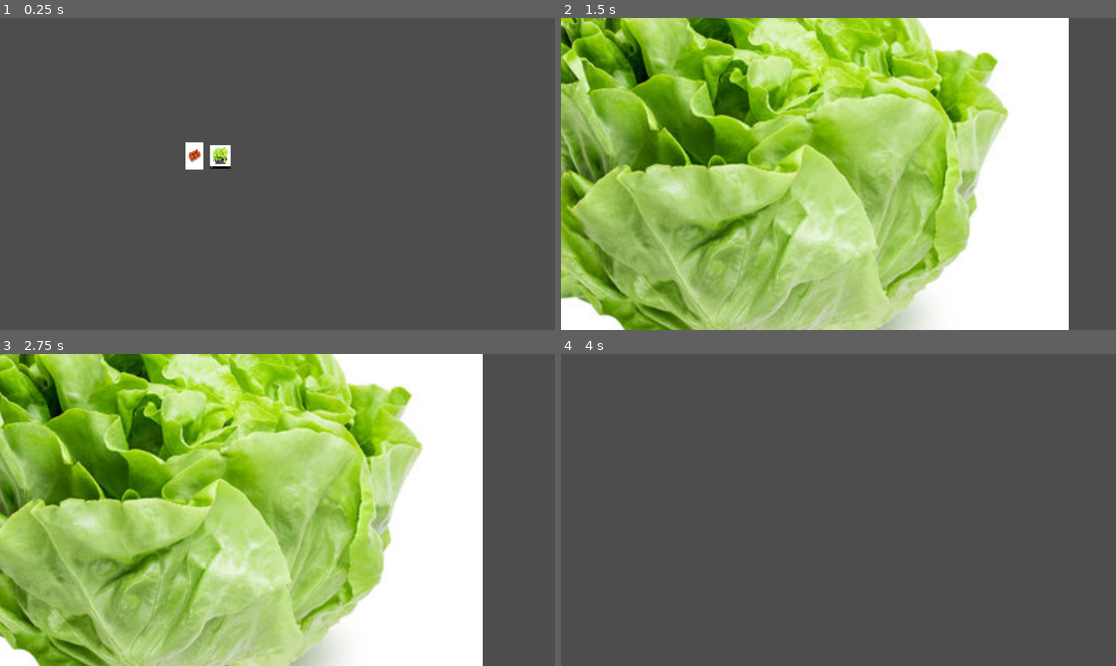
Above: before the commit, frames 1-4 (two rows, left to right).
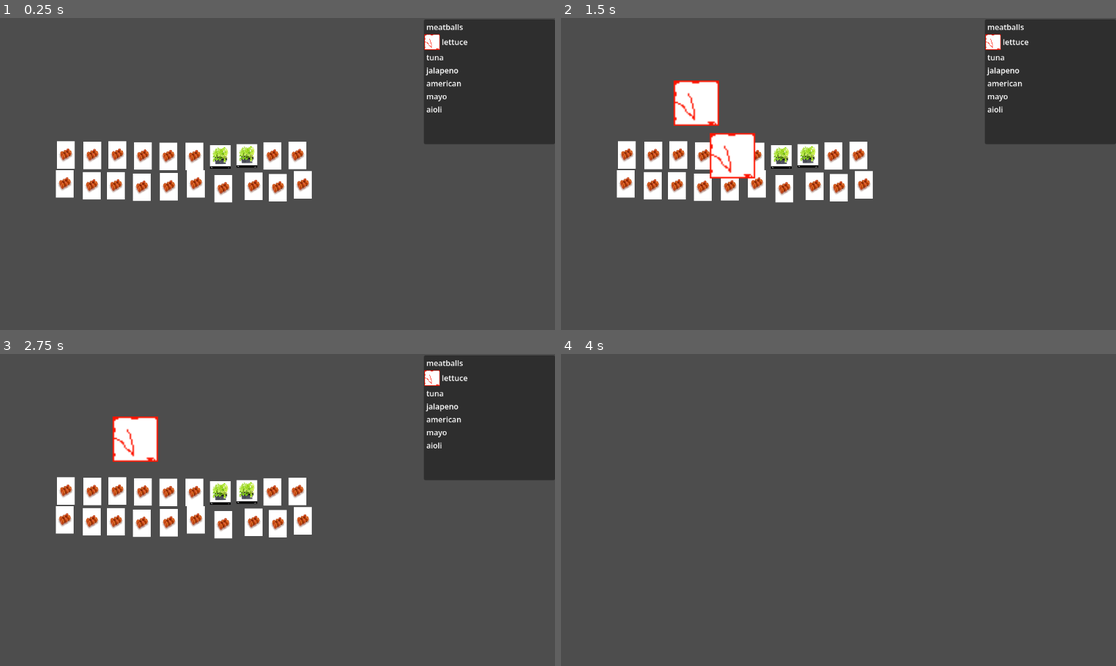
Above: after the commit, the same moments.

Repository: fwu10/github
Game: Godot game, scene res://main.tscn
Two runs of this game, one before a commit and one after it. Both use one fixed random seed, a clock stepped at 60 frames per second and the inputs below. This scene is started directly instead of the project's main scene.
Inputs (mouse positions are in pixels of both pictures, inside the frame that each line leads up to):
- Up to frame 1 (0.25 s): no input
- Up to frame 2 (1.5 s): tap Enter at 0.5 s; drag from (755, 155) to (577, 36) at 0.52 s; drag from (783, 155) to (633, 155) at 1.27 s
- Up to frame 3 (2.75 s): tap Space at 2 s; move the mouse to (144, 491) at 2.02 s; click (144, 491) at 2.17 s
- Up to frame 4 (4 s): tap Enter at 2.75 s; drag from (577, 372) to (755, 491) at 2.77 s; tap Space at 3.5 s; move the mouse to (1005, 556) at 3.52 s; click (1005, 556) at 3.67 s

The runs differ from the first frame. In frame 1, 15% of the frame differs, in the area x 10-100%, y 0-60%; in frame 2, 95%, in the area x 0-100%, y 0-100%; in frame 3, 92%; in frame 4, nothing differs.

Commit message:
Added Order_Board + All of ingredients

Diff:
--- /dev/null
+++ b/new-deli/ingredients.tres
@@ -0,0 +1,22 @@
+[gd_resource type="SpriteFrames" format=3 uid="uid://dtkcmej3d10qj"]
+
+[ext_resource type="Texture2D" uid="uid://bacuos4jemb5c" path="res://tomato.png" id="1_g1nhd"]
+
+[resource]
+animations = [{
+"frames": [{
+"duration": 1.0,
+"texture": ExtResource("1_g1nhd")
+}],
+"loop": true,
+"name": &"lettuce",
+"speed": 5.0
+}, {
+"frames": [{
+"duration": 1.0,
+"texture": ExtResource("1_g1nhd")
+}],
+"loop": true,
+"name": &"tomato",
+"speed": 5.0
+}]
--- a/new-deli/ingredients.tscn
+++ b/new-deli/ingredients.tscn
@@ -1,27 +1,7 @@
 [gd_scene format=3 uid="uid://cnxb7utrgno24"]
 
 [ext_resource type="Script" uid="uid://c5h76srpbneyk" path="res://moving_ingredient.gd" id="1_wtcfe"]
-[ext_resource type="Texture2D" uid="uid://k480mn02slf" path="res://lettuce.jpg" id="2_iyy21"]
-[ext_resource type="Texture2D" uid="uid://bacuos4jemb5c" path="res://tomato.png" id="3_iyy21"]
-
-[sub_resource type="SpriteFrames" id="SpriteFrames_xxn75"]
-animations = [{
-"frames": [{
-"duration": 1.0,
-"texture": ExtResource("2_iyy21")
-}],
-"loop": true,
-"name": &"lettuce",
-"speed": 5.0
-}, {
-"frames": [{
-"duration": 1.0,
-"texture": ExtResource("3_iyy21")
-}],
-"loop": true,
-"name": &"tomato",
-"speed": 5.0
-}]
+[ext_resource type="SpriteFrames" uid="uid://dtkcmej3d10qj" path="res://ingredients.tres" id="2_hhmh7"]
 
 [sub_resource type="RectangleShape2D" id="RectangleShape2D_y32ns"]
 size = Vector2(93.5, 95)
@@ -32,8 +12,8 @@
 [node name="AnimatedSprite2D" type="AnimatedSprite2D" parent="." unique_id=815411615]
 position = Vector2(4.7683716e-07, 9.536743e-07)
 scale = Vector2(2.9375, 2.9375)
-sprite_frames = SubResource("SpriteFrames_xxn75")
-animation = &"tomato"
+sprite_frames = ExtResource("2_hhmh7")
+animation = &"lettuce"
 
 [node name="Area2D" type="Area2D" parent="." unique_id=623153238]
 
--- a/new-deli/main.tscn
+++ b/new-deli/main.tscn
@@ -3,6 +3,7 @@
 [ext_resource type="Script" uid="uid://bido85t4akm4v" path="res://main.gd" id="1_1bvp3"]
 [ext_resource type="PackedScene" uid="uid://dwi7h75gypymq" path="res://host_ingredient.tscn" id="1_ig7tw"]
 [ext_resource type="PackedScene" uid="uid://dhbdmgabnbow5" path="res://sandwich.tscn" id="2_0xm2m"]
+[ext_resource type="PackedScene" uid="uid://b1nfltw3sen6n" path="res://required_ingredients.tscn" id="4_7mycd"]
 [ext_resource type="Script" uid="uid://bskh1ii6sxpl1" path="res://bench_switch.gd" id="4_lquwl"]
 
 [sub_resource type="RectangleShape2D" id="RectangleShape2D_1bvp3"]
@@ -13,15 +14,89 @@
 [node name="Bench1" type="Node2D" parent="." unique_id=1483968556]
 
 [node name="sandwich" parent="Bench1" unique_id=1215365694 instance=ExtResource("2_0xm2m")]
-position = Vector2(151, 282)
+position = Vector2(416, 177)
 
-[node name="ingredients3" parent="Bench1" unique_id=461560794 instance=ExtResource("1_ig7tw")]
-position = Vector2(404, 286)
+[node name="required_ingredients" parent="Bench1" unique_id=1535754744 groups=["order_board"] instance=ExtResource("4_7mycd")]
+position = Vector2(629, -165)
+
+[node name="tomato" parent="Bench1" unique_id=461560794 instance=ExtResource("1_ig7tw")]
+position = Vector2(241, 348)
 ingredient_type = "tomato"
 
-[node name="ingredients2" parent="Bench1" unique_id=1446925162 instance=ExtResource("1_ig7tw")]
+[node name="lettuce" parent="Bench1" unique_id=1446925162 instance=ExtResource("1_ig7tw")]
 position = Vector2(458, 288)
 ingredient_type = "lettuce"
+
+[node name="pickles" parent="Bench1" unique_id=1965745833 instance=ExtResource("1_ig7tw")]
+position = Vector2(513, 286)
+
+[node name="onions" parent="Bench1" unique_id=2131316429 instance=ExtResource("1_ig7tw")]
+position = Vector2(191, 348)
+ingredient_type = "tomato"
+
+[node name="jalapenos" parent="Bench1" unique_id=1748117359 instance=ExtResource("1_ig7tw")]
+position = Vector2(137, 284)
+ingredient_type = "tomato"
+
+[node name="olives" parent="Bench1" unique_id=921865410 instance=ExtResource("1_ig7tw")]
+position = Vector2(192, 285)
+ingredient_type = "tomato"
+
+[node name="capcicum" parent="Bench1" unique_id=668002391 instance=ExtResource("1_ig7tw")]
+position = Vector2(244, 284)
+ingredient_type = "tomato"
+
+[node name="steak" parent="Bench1" unique_id=1079962756 instance=ExtResource("1_ig7tw")]
+position = Vector2(577, 352)
+ingredient_type = "tomato"
+
+[node name="chicken" parent="Bench1" unique_id=861367503 instance=ExtResource("1_ig7tw")]
+position = Vector2(297, 286)
+ingredient_type = "tomato"
+
+[node name="tuna" parent="Bench1" unique_id=1299016641 instance=ExtResource("1_ig7tw")]
+position = Vector2(618, 285)
+ingredient_type = "tomato"
+
+[node name="meatballs" parent="Bench1" unique_id=1633979613 instance=ExtResource("1_ig7tw")]
+position = Vector2(566, 286)
+ingredient_type = "tomato"
+
+[node name="cheddar" parent="Bench1" unique_id=1222944189 instance=ExtResource("1_ig7tw")]
+position = Vector2(404, 287)
+ingredient_type = "tomato"
+
+[node name="american" parent="Bench1" unique_id=663178595 instance=ExtResource("1_ig7tw")]
+position = Vector2(527, 349)
+ingredient_type = "tomato"
+
+[node name="edam" parent="Bench1" unique_id=1639008825 instance=ExtResource("1_ig7tw")]
+position = Vector2(295, 351)
+ingredient_type = "tomato"
+
+[node name="ketchup" parent="Bench1" unique_id=669465183 instance=ExtResource("1_ig7tw")]
+position = Vector2(464, 354)
+ingredient_type = "tomato"
+
+[node name="mayo" parent="Bench1" unique_id=1499343112 instance=ExtResource("1_ig7tw")]
+position = Vector2(351, 350)
+ingredient_type = "tomato"
+
+[node name="aioli" parent="Bench1" unique_id=229283149 instance=ExtResource("1_ig7tw")]
+position = Vector2(407, 344)
+ingredient_type = "tomato"
+
+[node name="hotsauce" parent="Bench1" unique_id=1529647703 instance=ExtResource("1_ig7tw")]
+position = Vector2(135, 344)
+ingredient_type = "tomato"
+
+[node name="mint_sauce" parent="Bench1" unique_id=1784230018 instance=ExtResource("1_ig7tw")]
+position = Vector2(350, 287)
+ingredient_type = "tomato"
+
+[node name="ingredients21" parent="Bench1" unique_id=723822450 instance=ExtResource("1_ig7tw")]
+position = Vector2(629, 346)
+ingredient_type = "tomato"
 
 [node name="Area2D" type="Area2D" parent="." unique_id=276369202]
 script = ExtResource("4_lquwl")
--- /dev/null
+++ b/new-deli/order_item.gd
@@ -0,0 +1,18 @@
+extends HBoxContainer
+@onready var icon = $TextureRect
+@onready var label = $Label
+@export var sprite_frames: SpriteFrames
+
+var ingredient_type: String
+var is_completed: bool = false
+
+func setup(type: String) -> void:
+	ingredient_type = type
+	label.text = type
+	icon.texture = sprite_frames.get_frame_texture(type, 0)
+
+func mark_complete() -> void:
+	if is_completed:
+		return
+	is_completed = true
+	label.add_theme_color_override("font_color", Color.GREEN)
--- /dev/null
+++ b/new-deli/order_item.tscn
@@ -0,0 +1,16 @@
+[gd_scene format=3 uid="uid://desmjc5d4pp17"]
+
+[ext_resource type="Script" uid="uid://cyhyf34qhvfp1" path="res://order_item.gd" id="1_ce5et"]
+[ext_resource type="SpriteFrames" uid="uid://dtkcmej3d10qj" path="res://ingredients.tres" id="2_1dce4"]
+
+[node name="OrderItem" type="HBoxContainer" unique_id=1052583905]
+offset_right = 40.0
+offset_bottom = 40.0
+script = ExtResource("1_ce5et")
+sprite_frames = ExtResource("2_1dce4")
+
+[node name="TextureRect" type="TextureRect" parent="." unique_id=811641256]
+layout_mode = 2
+
+[node name="Label" type="Label" parent="." unique_id=1945076441]
+layout_mode = 2
--- a/new-deli/project.godot
+++ b/new-deli/project.godot
@@ -14,9 +14,15 @@
 run/main_scene="uid://b1nfltw3sen6n"
 config/features=PackedStringArray("4.6", "Forward Plus")
 
+[editor]
+
+movie_writer/movie_file="C:/Users/felix/Documents/GitHub/github/new-deli/New folder/vertical_slice.avi"
+movie_writer/disable_vsync=true
+
 [global_group]
 
 sandwich=""
+order_board=""
 
 [physics]
 
--- a/new-deli/required_ingredients.gd
+++ b/new-deli/required_ingredients.gd
@@ -2,27 +2,40 @@
 
 var required_ingredients: Dictionary = {}
 var placed_ingredients: Dictionary = {}
-var all_ingredients_types:= ["tomato", "lettuce","chedder","american","pickles","onions","jalapeno","olives","steak","chicken","tuna","meatballs","capcicum"]
+var order_ui: Dictionary = {}
+var all_ingredients_types:= ["tomato", "lettuce","chedder","american","pickles","onions","jalapeno","olives","steak","chicken","tuna","meatballs","capcicum","edam"]
 var all_sauce_types:= ["ketchup","mayo","aioli","sweet_sour","hot_sauce","mint_sauce"]
-@onready var required_ingredient_box = $Control/Panel/VBoxContainer/RichTextLabel
-var order = ""
+
+@onready var vbox = $Control/Panel/VBoxContainer
+var order_item_scene = preload("res://order_item.tscn")
 # Called when the node enters the scene tree for the first time.
 func _ready() -> void:
 	_generate_order()
 	_generate_sauce()
-	required_ingredient_box.text = order
+
 func _generate_order() -> void:
 	var num_ingredients = 5
 	for i in num_ingredients:
 		var type = all_ingredients_types[randi() % all_ingredients_types.size()]
-		order += type + ","
-
+		required_ingredients[type] = required_ingredients.get(type, 0) + 1
+		var item = order_item_scene.instantiate()
+		vbox.add_child(item)
+		item.setup(type)
+		order_ui[type] = item
 func _generate_sauce() -> void:
 	var num_ingredients = 2
 	for i in num_ingredients:
 		var type = all_sauce_types[randi() % all_sauce_types.size()]
-		order += type +","
-
+		required_ingredients[type] = required_ingredients.get(type, 0) + 1
+		var item = order_item_scene.instantiate()
+		vbox.add_child(item)
+		item.setup(type)
+		order_ui[type] = item
 # Called every frame. 'delta' is the elapsed time since the previous frame.
 func _process(delta: float) -> void:
 	pass
+
+
+func mark_placed(type: String) -> void:
+	if order_ui.has(type):
+		order_ui[type].mark_complete()
--- a/new-deli/required_ingredients.tscn
+++ b/new-deli/required_ingredients.tscn
@@ -29,10 +29,3 @@
 offset_top = 4.0
 offset_right = 267.0
 offset_bottom = 261.0
-
-[node name="RichTextLabel" type="RichTextLabel" parent="Control/Panel/VBoxContainer" unique_id=952104179]
-layout_mode = 2
-bbcode_enabled = true
-text = "sdfsdafasdf"
-fit_content = true
-scroll_active = false
--- a/new-deli/sandwich.gd
+++ b/new-deli/sandwich.gd
@@ -1,5 +1,5 @@
 extends Node2D
-
+@export var order_board: Node
 # Called when the node enters the scene tree for the first time.
 func _ready() -> void:
 	pass # Replace with function body.
@@ -14,8 +14,6 @@
 		var draggable = area.get_parent()
 		draggable.global_position.y = global_position.y
 		draggable.dragging = false
-		match draggable.ingredient_type:
-				"tomato":
-					print("tomato successfully placed on the sandwich")
-				"lettuce":
-					print("lettuce successfully placed on the sandwich")
+		var board = get_tree().get_first_node_in_group("order_board")
+		if board:
+			board.mark_placed(draggable.ingredient_type)
Binary file removed: new-deli/images (1).jpg
Not shown, removed: new-deli/images (1).jpg.import
Binary file removed: new-deli/lettuce.jpg
Not shown, removed: new-deli/lettuce.jpg.import
Not shown, added: new-deli/order_item.gd.uid
Not shown, added: new-deli/New folder/vertical_slice.avi
